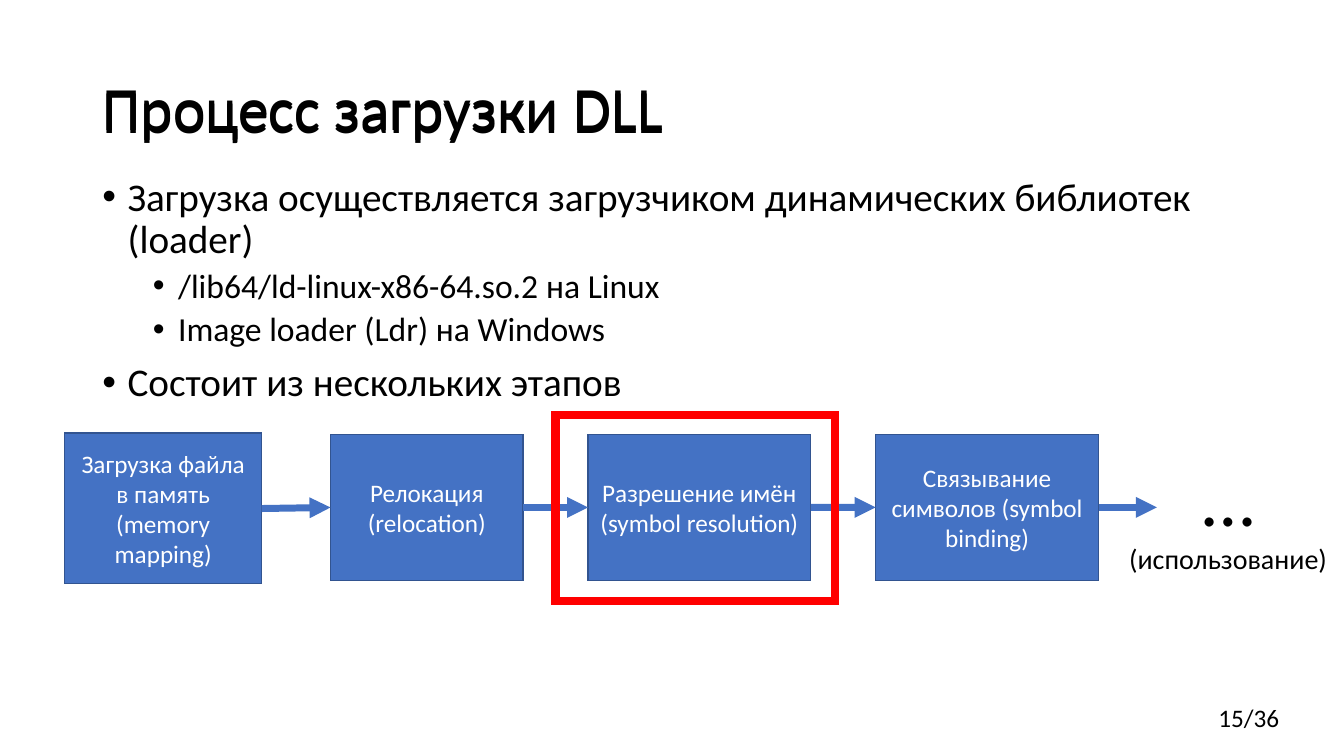
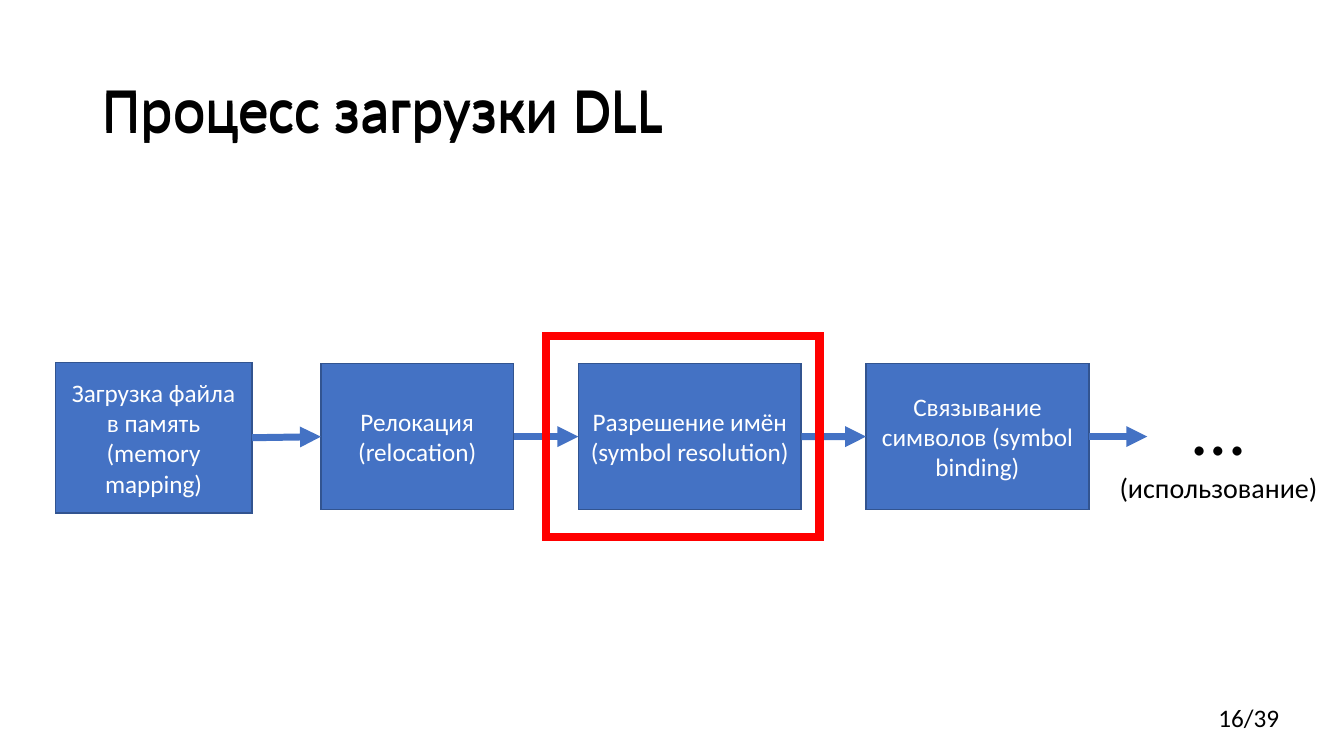
Before and after one commit to yugr/CppRussia, a slide deck: slide 16 of 2024/RU.pptx (slide 15 before the commit). Drawn at 1344x756 pixels with LibreOffice and Linux fonts; fonts in the diff are those of the drawing. Boxes give left, top, right and bottom in pixels: in the first picture for what was removed or moved away, otherwise in the second. Text is boxed around its words. In the diff, an @@ line names an element or a change of style, - is before the commit and + after.

```diff
--- a/2024/RU.pptx
+++ b/2024/RU.pptx
@@ text removed at <box>128,184,1191,397</box> @@
-• Загрузка осуществляется загрузчиком динамических библиотек (loader)
-  • /lib64/ld-linux-x86-64.so.2 на Linux
-  • Image loader (Ldr) на Windows
-• Состоит из нескольких этапов
@@ rectangle: place and size @@
-rectangle at <box>556,415,836,601</box>
+rectangle at <box>546,336,820,536</box>
@@ 4 rectangles, 4 arrows, 1 text: place and size @@
-4 rectangles, 4 arrows, 1 text at <box>65,434,1327,584</box>
+4 rectangles, 4 arrows, 1 text at <box>55,363,1318,513</box>
@@ page number at <box>1218,709,1279,728</box>: text changed @@
-15/36
+16/39
```
Also in this commit, not shown: 7 other slides changed, 3 slides added.
